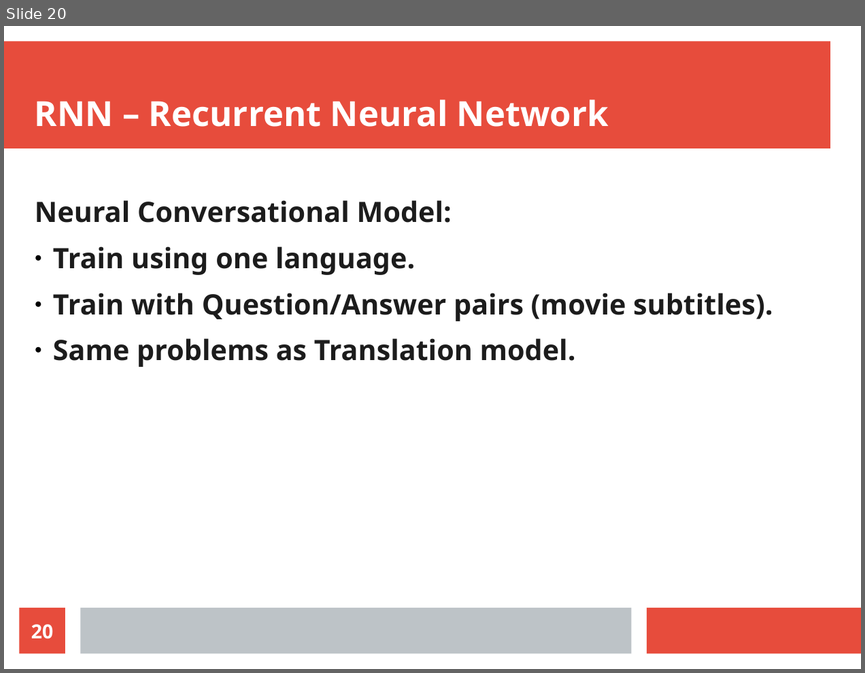
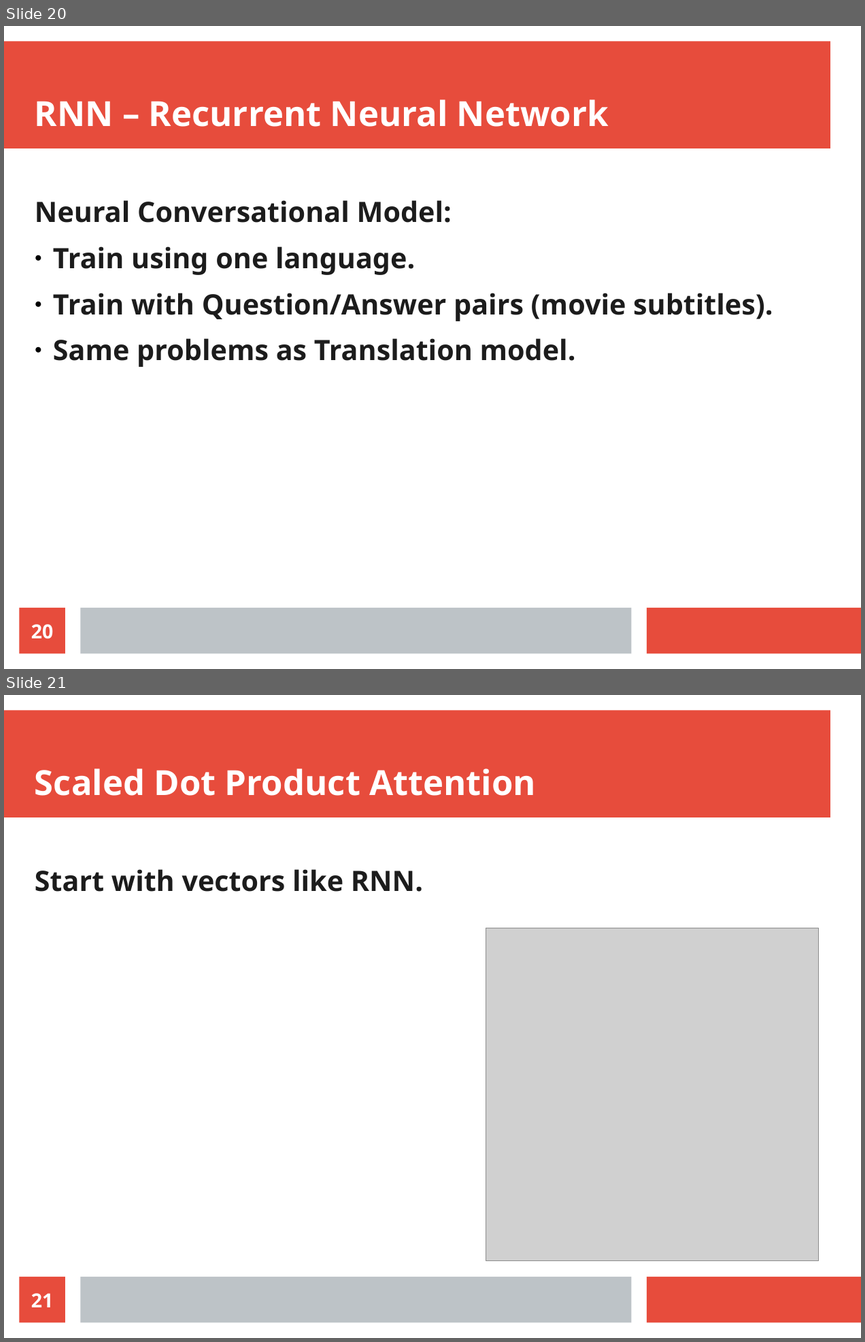
Before and after one commit to radiodee1/liebman_spring20, a slide deck: pdf/thesis_presentation.odp. Shown one above the other, each under a label of ours: slide 20 before the commit, slides 20 and 21 after it. The pictures are 865x673 and 865x1342 pixels, drawn with LibreOffice and Linux fonts; fonts in the diff are those of the drawing; grey boxes stand for pictures. Boxes give left, top, right and bottom in pixels: in the first picture for what was removed or moved away, otherwise in the second. Text is boxed around its words. In the diff, an @@ line names an element or a change of style, - is before the commit and + after.

```diff
--- a/pdf/thesis_presentation.odp
+++ b/pdf/thesis_presentation.odp
@@ slide 21 added at [4,695,861,1338], background #FFFFFF; not listed: 3 template elements that a slide beside it also shows @@
@@ title added at [35,768,536,796], 32 pt, text #FFFFFF, bold @@
+Scaled Dot Product Attention
@@ text added at [35,869,423,892], 26 pt, text #1C1C1C, bold @@
+Start with vectors like RNN.
@@ picture added at [486,928,819,1261] @@
@@ page number added at [20,1276,65,1323], fill #E74C3C, 18 pt, text #FFFFFF, bold @@
+21
```
Also in this commit, not shown: 7 other slides added, 1 other file.
